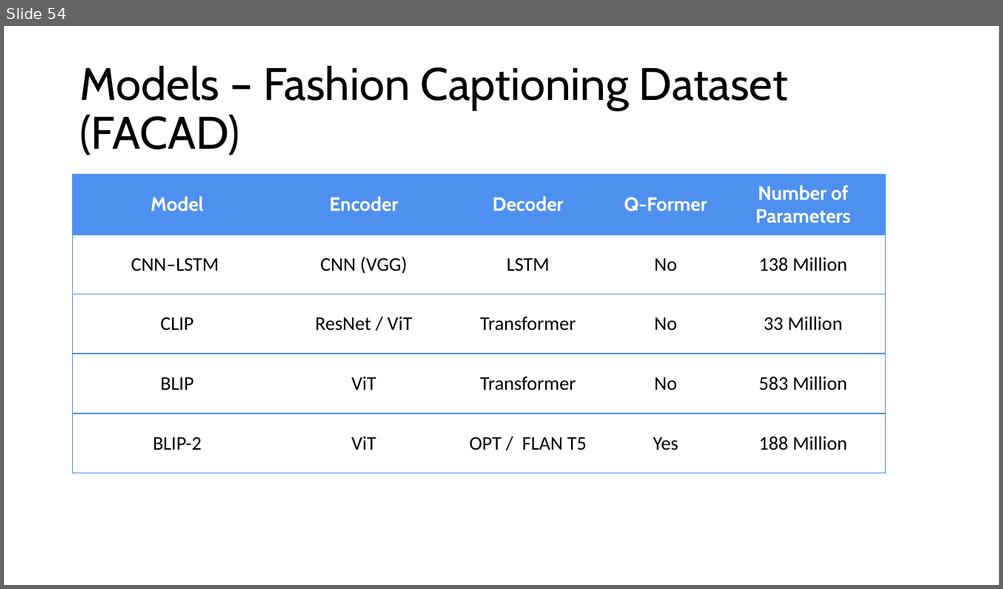
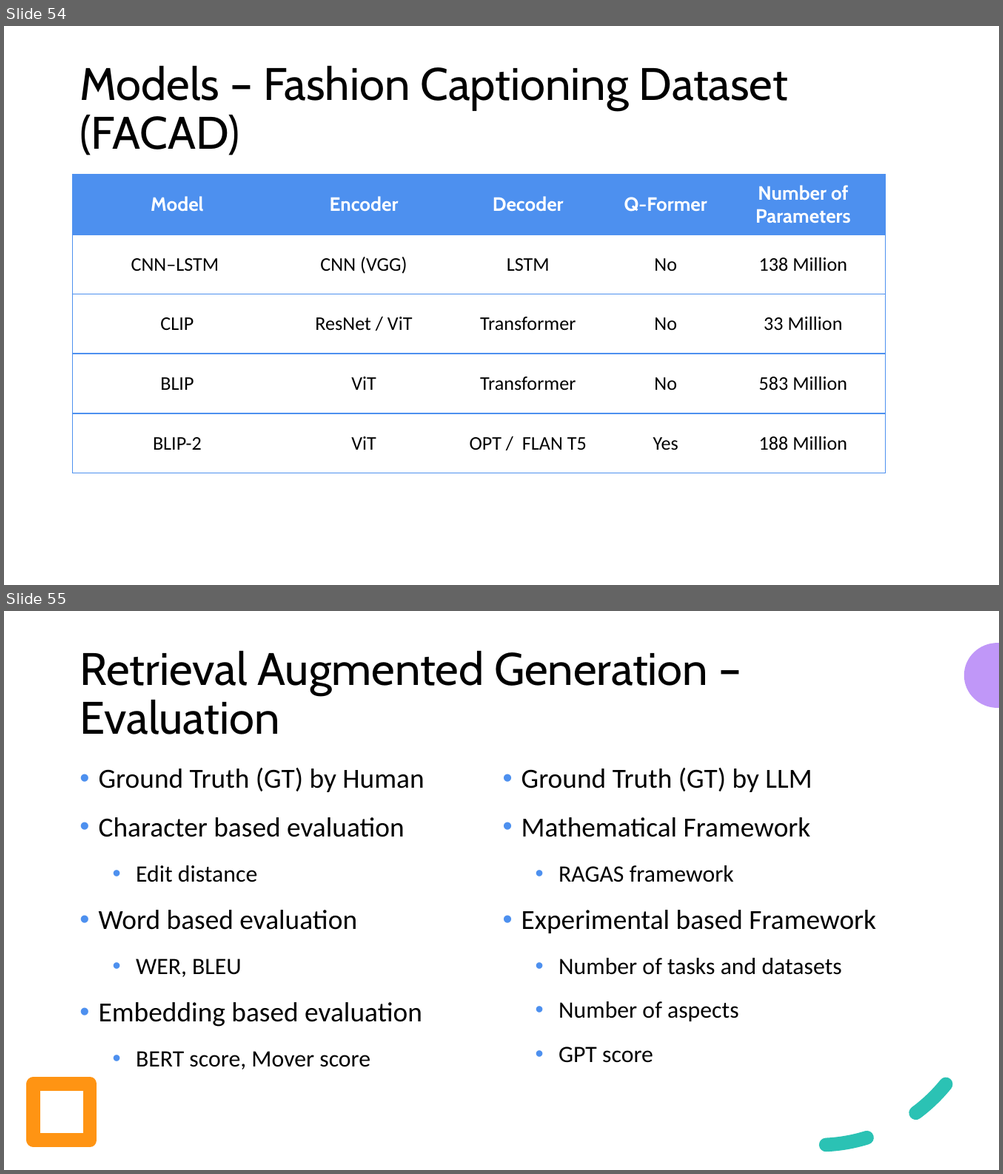
Before and after one commit to look4pritam/LargeLanguageModels, a slide deck: Presentations/IUAC-2024/Introduction_to_Large_Language_Models-From_Foundation_to_Real_World_Applications.pptx. Shown one above the other, each under a label of ours: slide 54 before the commit, slides 54 and 55 after it. The pictures are 1003x589 and 1003x1174 pixels, drawn with LibreOffice and Linux fonts; fonts in the diff are those of the drawing. Boxes give left, top, right and bottom in pixels: in the first picture for what was removed or moved away, otherwise in the second. Text is boxed around its words. In the diff, an @@ line names an element or a change of style, - is before the commit and + after.

```diff
--- a/Presentations/IUAC-2024/Introduction_to_Large_Language_Models-From_Foundation_to_Real_World_Applications.pptx
+++ b/Presentations/IUAC-2024/Introduction_to_Large_Language_Models-From_Foundation_to_Real_World_Applications.pptx
@@ slide 55 added at bbox=[4, 611, 999, 1170], background #FFFFFF @@
@@ title added at bbox=[79, 650, 708, 735], 33 pt, text #000000 @@
+Retrieval Augmented Generation – Evaluation
@@ freeform shape added at bbox=[964, 643, 999, 707], fill #C097F8 @@
@@ text added at bbox=[99, 768, 424, 1070], 20 pt, text #000000 @@
+  • Ground Truth (GT) by Human
+  • Character based evaluation
+    • Edit distance
+  • Word based evaluation
+    • WER, BLEU
+  • Embedding based evaluation
+    • BERT score, Mover score
@@ text added at bbox=[521, 768, 876, 1063], 20 pt, text #000000 @@
+  • Ground Truth (GT) by LLM
+  • Mathematical Framework
+    • RAGAS framework
+  • Experimental based Framework
+    • Number of tasks and datasets
+    • Number of aspects
+    • GPT score
@@ arc (boxed as its full ellipse) added at bbox=[646, 810, 989, 1153], outline #2BC2B4 10 pt dashed @@
@@ rectangle added at bbox=[34, 1085, 91, 1141], outline #FF9413 10 pt @@
```
